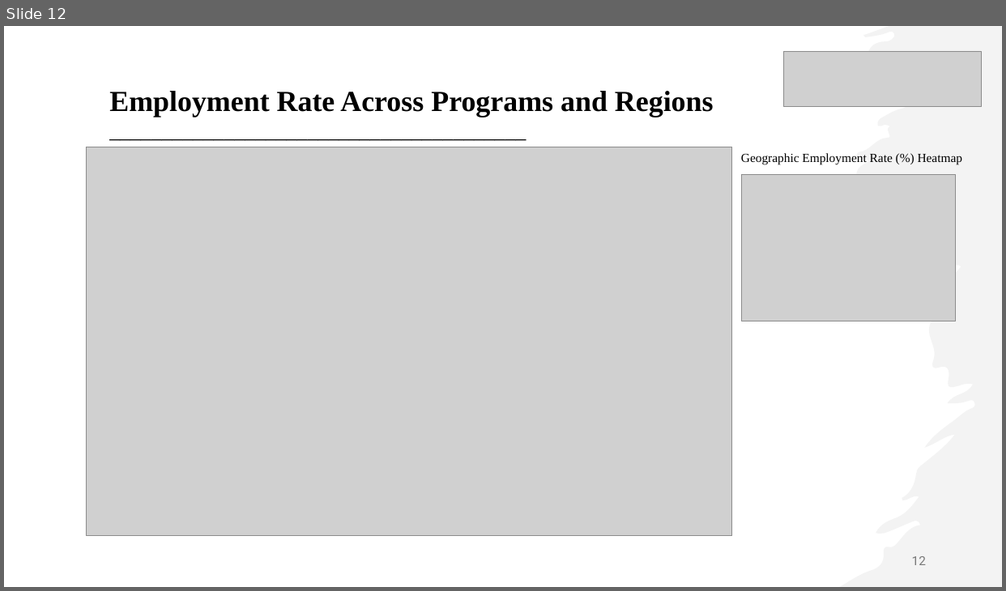
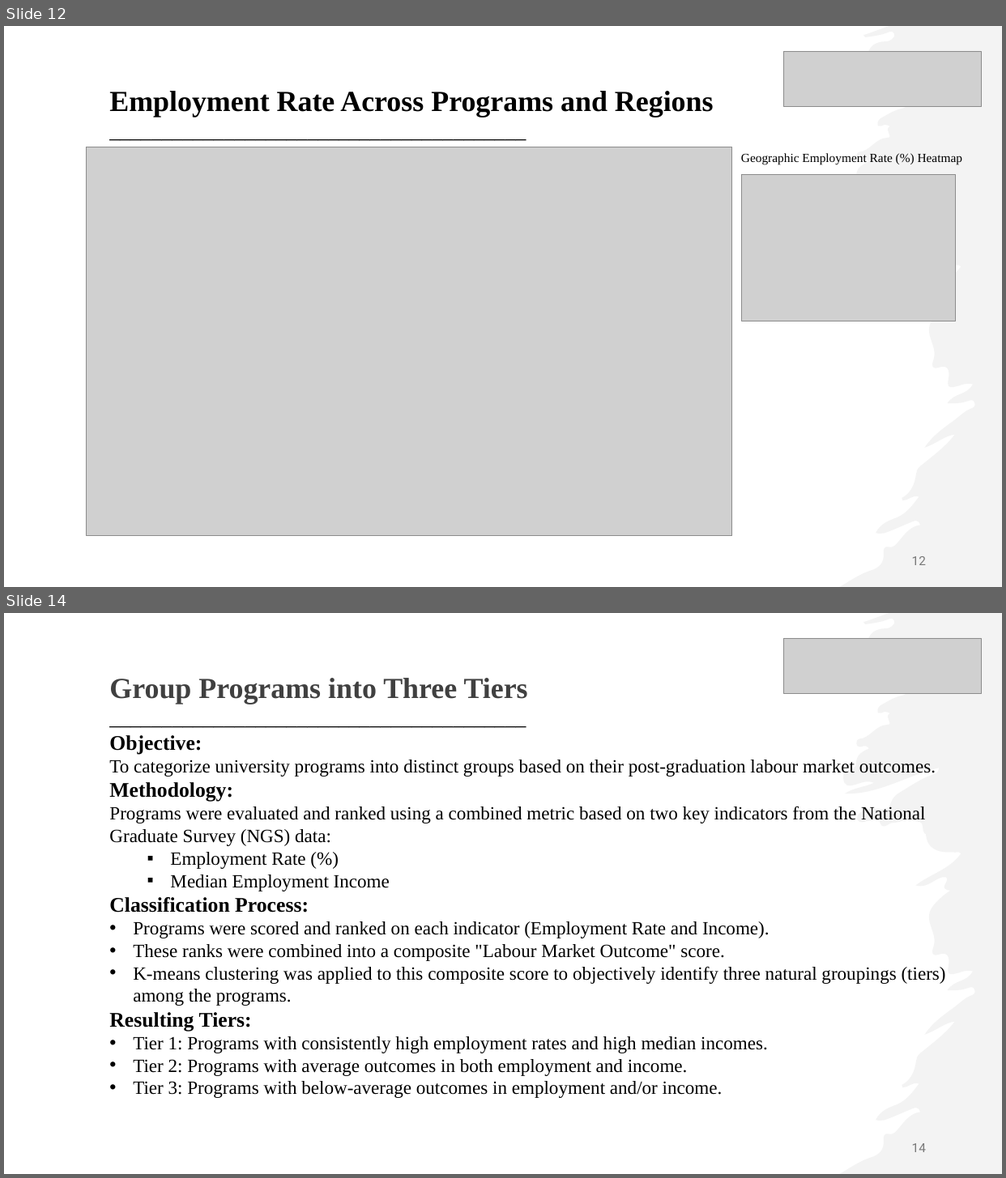
Before and after one commit to fuxima/Dal, a slide deck: NGS_ppt.pptx. Shown one above the other, each under a label of ours: slide 12 before the commit, slides 12 and 14 after it; the slides between them are not shown. The pictures are 1006x591 and 1006x1178 pixels, drawn with LibreOffice and Linux fonts; fonts in the diff are those of the drawing; grey boxes stand for pictures. Boxes give left, top, right and bottom in pixels: in the first picture for what was removed or moved away, otherwise in the second. Text is boxed around its words. In the diff, an @@ line names an element or a change of style, - is before the commit and + after.

```diff
--- a/NGS_ppt.pptx
+++ b/NGS_ppt.pptx
@@ slide 14 added at box(4, 613, 1002, 1174), background #FFFFFF @@
@@ freeform shape added at box(839, 613, 1002, 1174), fill #E8E8E8 at 50% opacity @@
@@ picture added at box(784, 638, 982, 694) @@
@@ text added at box(109, 678, 946, 1098), 18 pt, text #000000 @@
+Group Programs into Three Tiers
+________________________________________
+Objective:
+To categorize university programs into distinct groups based on their post-graduation labour market outcomes.
+Methodology:
+Programs were evaluated and ranked using a combined metric based on two key indicators from the National Graduate Survey (NGS) data:
+  ▪ Employment Rate (%)
+  ▪ Median Employment Income
+Classification Process:
+• Programs were scored and ranked on each indicator (Employment Rate and Income).
+• These ranks were combined into a composite "Labour Market Outcome" score.
+• K-means clustering was applied to this composite score to objectively identify three natural groupings (tiers) among the programs.
+Resulting Tiers:
+• Tier 1: Programs with consistently high employment rates and high median incomes.
+• Tier 2: Programs with average outcomes in both employment and income.
+• Tier 3: Programs with below-average outcomes in employment and/or income.
@@ page number added at box(912, 1144, 926, 1152), 12 pt, text #797979 @@
+14
```
Also in this commit, not shown: 13 slides changed, 1 other file.
